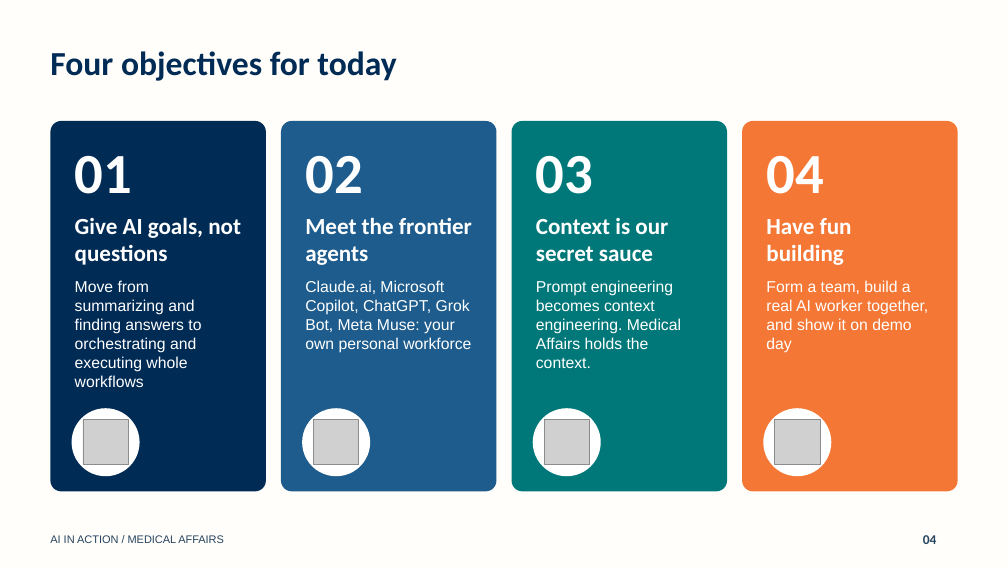
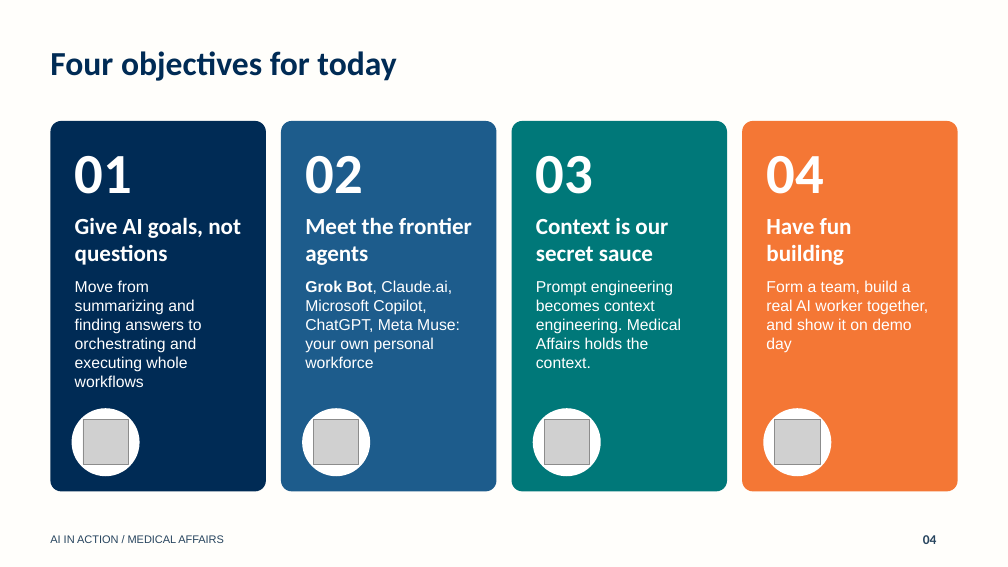
Before and after one commit to Open-Medical-Affairs/AI-in-Action-Website, a slide deck: slide 4 of deck/AI-in-Action-Vivek-Deck.pptx. Drawn at 1008x567 pixels with LibreOffice and Linux fonts; fonts in the diff are those of the drawing; grey boxes stand for pictures. Boxes give left, top, right and bottom in pixels: in the first picture for what was removed or moved away, otherwise in the second. Text is boxed around its words. In the diff, an @@ line names an element or a change of style, - is before the commit and + after.

```diff
--- a/deck/AI-in-Action-Vivek-Deck.pptx
+++ b/deck/AI-in-Action-Vivek-Deck.pptx
@@ text in rounded rectangle at (305,280,460,368): text changed @@
-Claude.ai, Microsoft Copilot, ChatGPT, Grok Bot, Meta Muse: your own personal workforce
+Grok Bot, Claude.ai, Microsoft Copilot, ChatGPT, Meta Muse: your own personal workforce
```
Also in this commit, not shown: 3 other slides changed, 27 other files.
